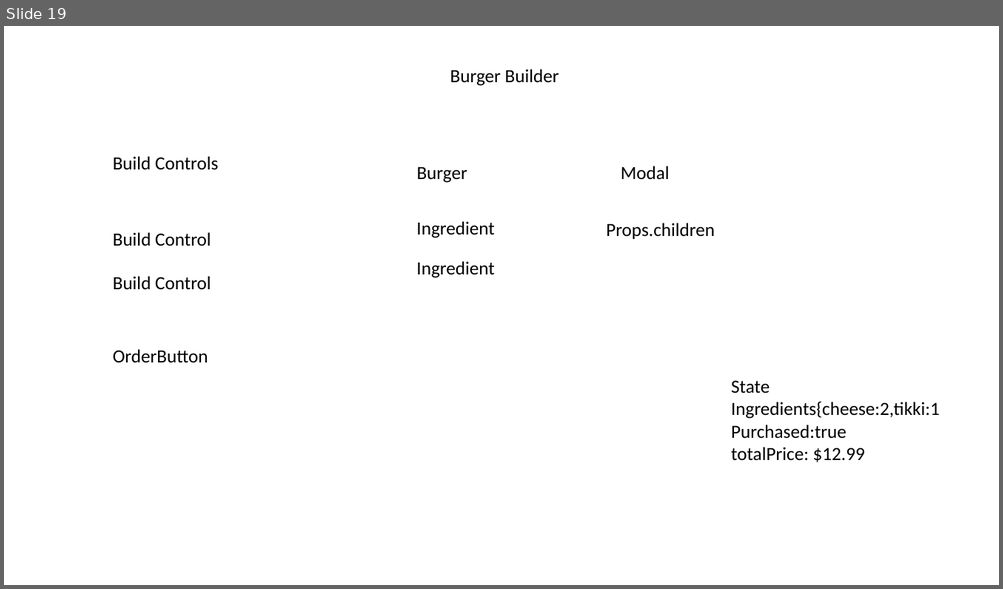
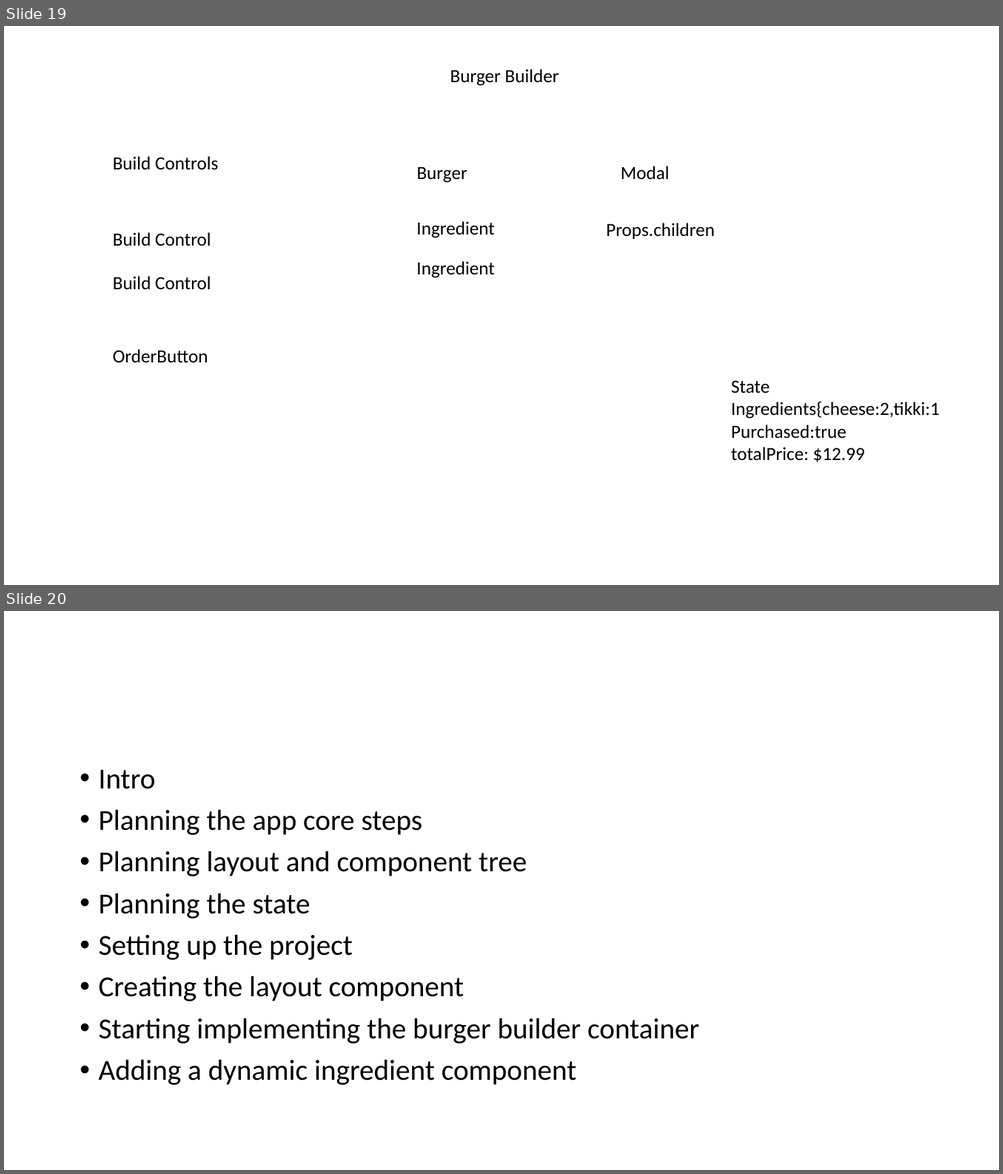
Before and after one commit to PiyushChaturvedii/batch03, a slide deck: Create-react-app.pptx. Shown one above the other, each under a label of ours: slide 19 before the commit, slides 19 and 20 after it. The pictures are 1003x589 and 1003x1174 pixels, drawn with LibreOffice and Linux fonts; fonts in the diff are those of the drawing. Boxes give left, top, right and bottom in pixels: in the first picture for what was removed or moved away, otherwise in the second. Text is boxed around its words. In the diff, an @@ line names an element or a change of style, - is before the commit and + after.

Commit message:
burgerBuilder

```diff
--- a/Create-react-app.pptx
+++ b/Create-react-app.pptx
@@ slide 20 added at [4, 611, 999, 1170], background #FFFFFF @@
@@ text added at [99, 770, 699, 1085], 28 pt, text #000000 @@
+• Intro
+• Planning the app core steps
+• Planning layout and component tree
+• Planning the state
+• Setting up the project
+• Creating the layout component
+• Starting implementing the burger builder container
+• Adding a dynamic ingredient component
```
